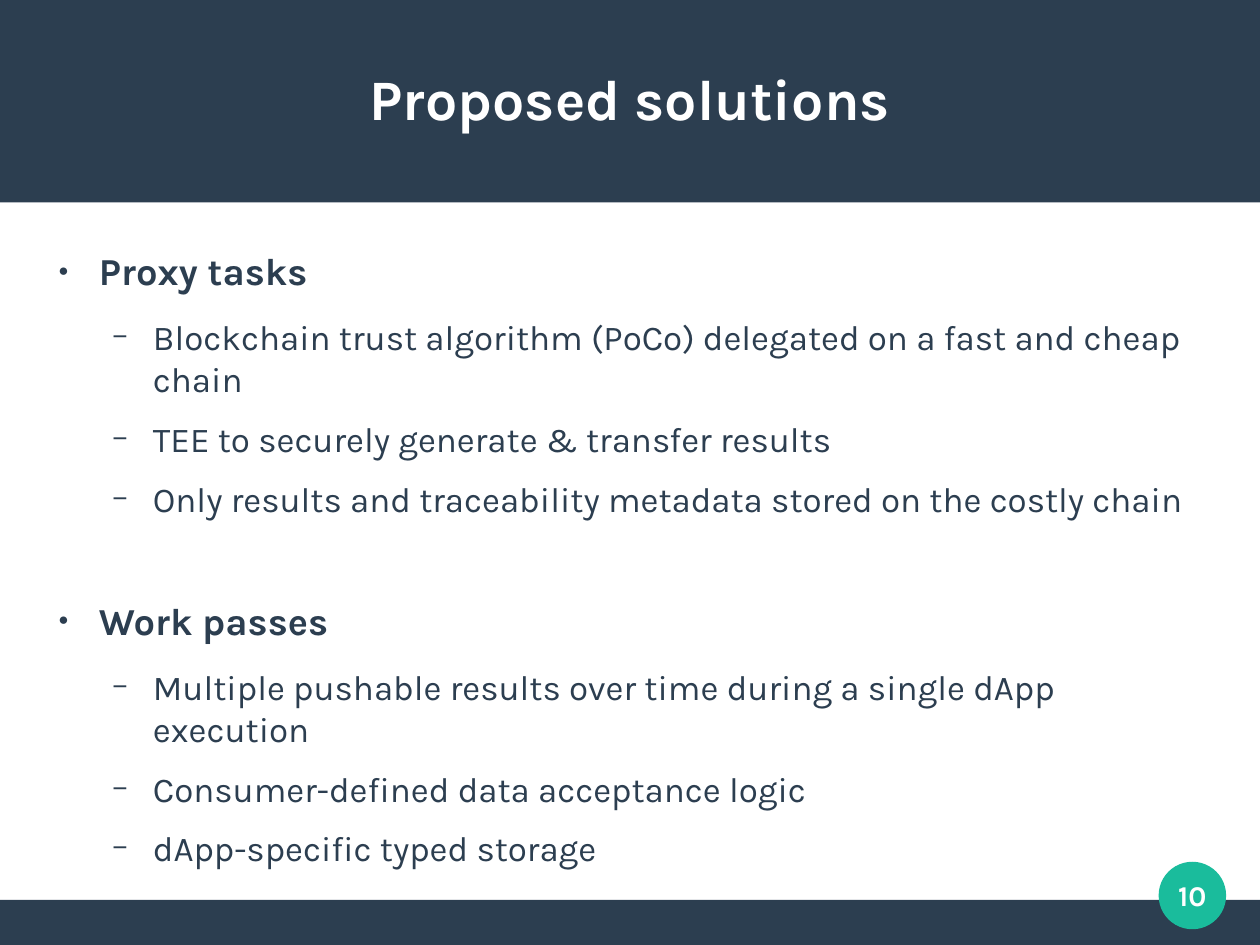
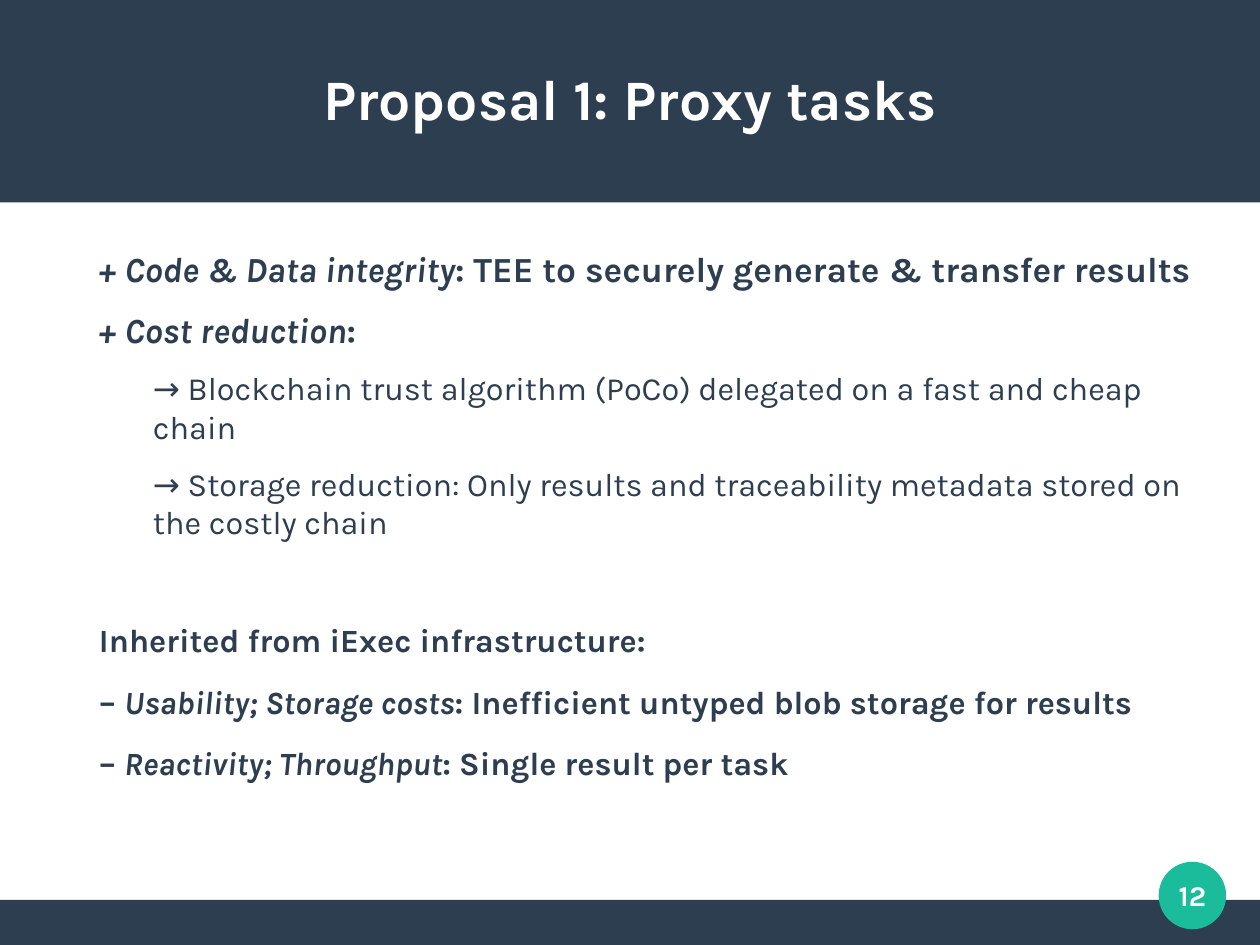
Before and after one commit to mbettinger/OT4-Lecture, a slide deck: slide 12 of Presentation - Cross-chain oracles with Decentralized computing.odp (slide 10 before the commit). Drawn at 1260x945 pixels with LibreOffice and Linux fonts; fonts in the diff are those of the drawing. Boxes give left, top, right and bottom in pixels: in the first picture for what was removed or moved away, otherwise in the second. Text is boxed around its words. In the diff, an @@ line names an element or a change of style, - is before the commit and + after.

```diff
--- a/Presentation - Cross-chain oracles with Decentralized computing.odp
+++ b/Presentation - Cross-chain oracles with Decentralized computing.odp
@@ title at box(323, 80, 936, 134): text changed @@
-Proposed solutions
+Proposal 1: Proxy tasks
@@ text at box(99, 257, 1190, 783): text changed; size 22 to 20.4 pt; bold on @@
-● Proxy tasks
-  − Blockchain trust algorithm (PoCo) delegated on a fast and cheap chain
-  − TEE to securely generate & transfer results
-  − Only results and traceability metadata stored on the costly chain
-● Work passes
-  − Multiple pushable results over time during a single dApp execution
-  − Consumer-defined data acceptance logic
-  − dApp-specific typed storage
++ Code & Data integrity: TEE to securely generate & transfer results
++ Cost reduction:
+  → Blockchain trust algorithm (PoCo) delegated on a fast and cheap chain
+  → Storage reduction: Only results and traceability metadata stored on the costly chain
+Inherited from iExec infrastructure:
+– Usability; Storage costs: Inefficient untyped blob storage for results
+– Reactivity; Throughput: Single result per task
@@ page number at box(1179, 887, 1206, 906): text changed @@
-10
+12
```
Also in this commit, not shown: 10 other slides changed, 10 slides added, 4 slides removed, 5 other files.
